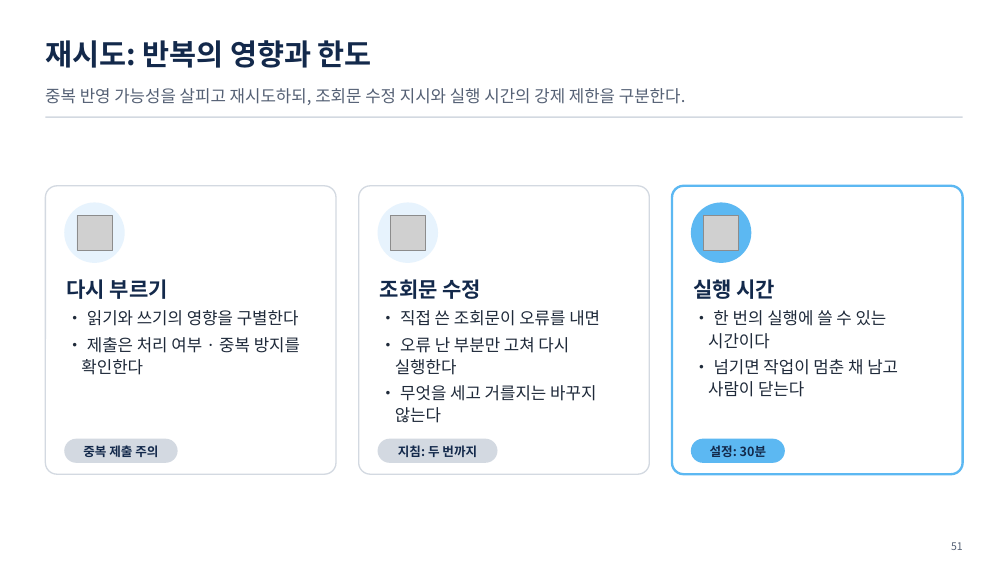
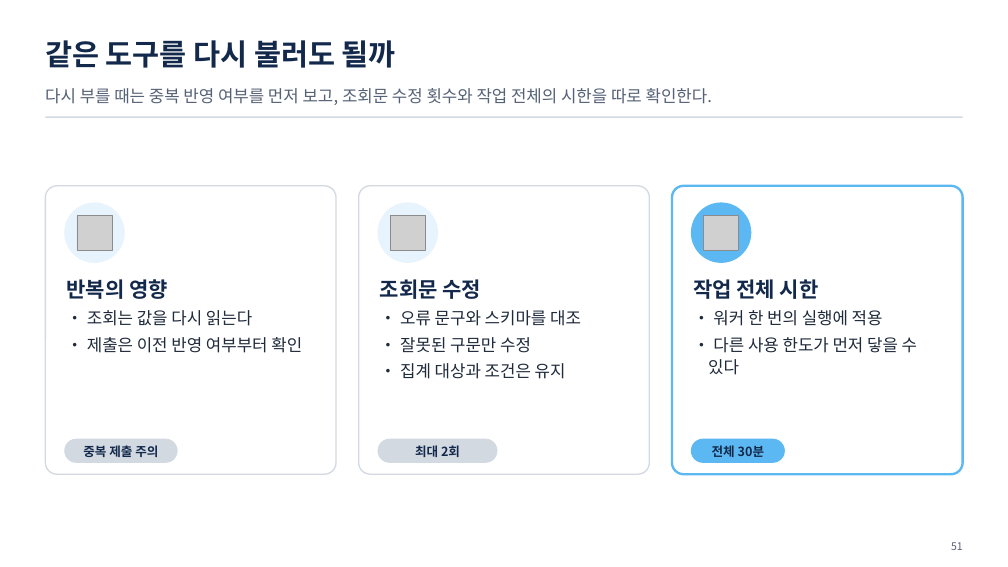
Before and after one commit to uengine-oss/hyd-iot-edu, a slide deck: slide 51 of workspace/강의제작/산출물/통합반/이론/05회차/통합반_05일차.pptx. Drawn at 1008x567 pixels with LibreOffice and Linux fonts; fonts in the diff are those of the drawing; grey boxes stand for pictures. Boxes give left, top, right and bottom in pixels: in the first picture for what was removed or moved away, otherwise in the second. Text is boxed around its words. In the diff, an @@ line names an element or a change of style, - is before the commit and + after.

Commit message:
통합반 5회차 44~52장 보류·호출 오류·재시도·권한 경계의 화면과 낭독을 확정한다

```diff
--- a/workspace/강의제작/산출물/통합반/이론/05회차/통합반_05일차.pptx
+++ b/workspace/강의제작/산출물/통합반/이론/05회차/통합반_05일차.pptx
@@ text at <box>45,40,396,68</box>: text changed @@
-재시도: 반복의 영향과 한도
+같은 도구를 다시 불러도 될까
@@ text at <box>45,88,713,105</box>: text changed @@
-중복 반영 가능성을 살피고 재시도하되, 조회문 수정 지시와 실행 시간의 강제 제한을 구분한다.
+다시 부를 때는 중복 반영 여부를 먼저 보고, 조회문 수정 횟수와 작업 전체의 시한을 따로 확인한다.
@@ text at <box>66,279,302,353</box>: text changed @@
-다시 부르기
-• 읽기와 쓰기의 영향을 구별한다
-• 제출은 처리 여부 · 중복 방지를 확인한다
+반복의 영향
+• 조회는 값을 다시 읽는다
+• 제출은 이전 반영 여부부터 확인
@@ text at <box>693,279,917,375</box>: text changed @@
-실행 시간
-• 한 번의 실행에 쓸 수 있는 시간이다
-• 넘기면 작업이 멈춘 채 남고 사람이 닫는다
+작업 전체 시한
+• 워커 한 번의 실행에 적용
+• 다른 사용 한도가 먼저 닿을 수 있다
@@ text at <box>400,310,581,379</box>: text changed @@
-• 직접 쓴 조회문이 오류를 내면
-• 오류 난 부분만 고쳐 다시 실행한다
-• 무엇을 세고 거를지는 바꾸지 않는다
+• 오류 문구와 스키마를 대조
+• 잘못된 구문만 수정
+• 집계 대상과 조건은 유지
@@ text at <box>415,445,460,457</box>: text changed @@
-지침: 두 번까지
+최대 2회
@@ text at <box>712,445,764,457</box>: text changed @@
-설정: 30분
+전체 30분
```
Also in this commit, not shown: 8 other slides changed, 28 other files.
